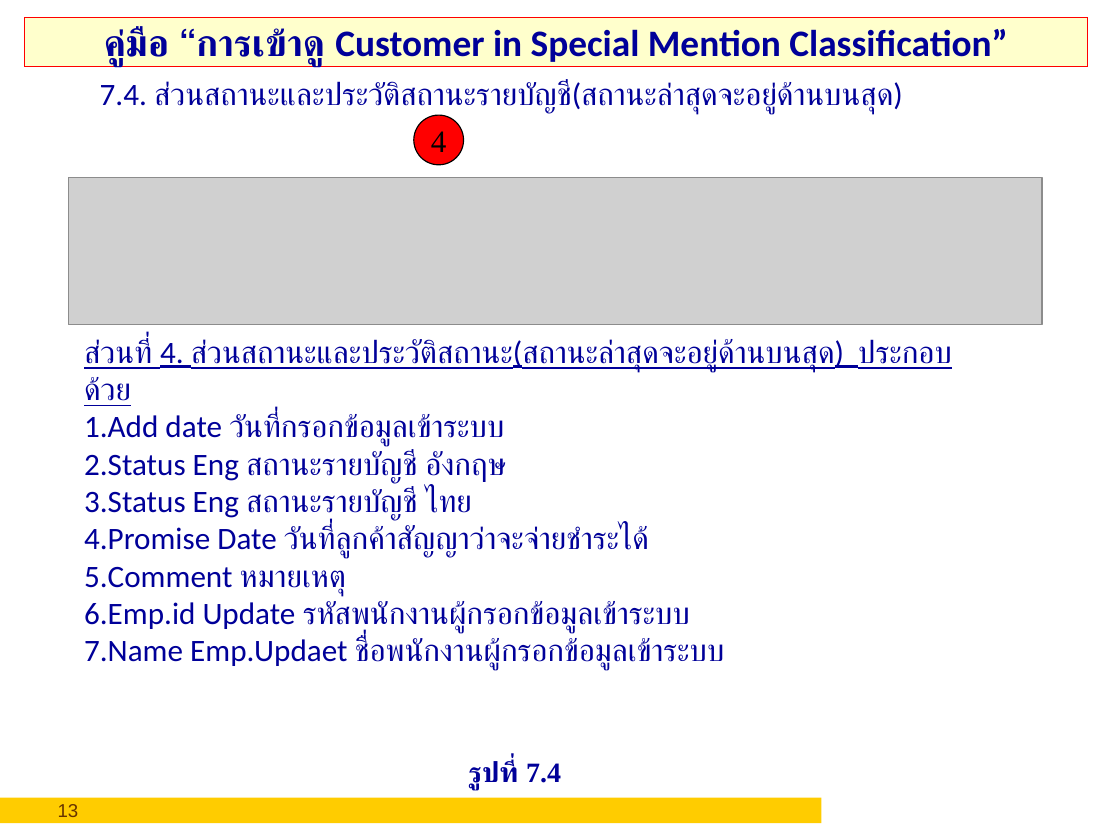
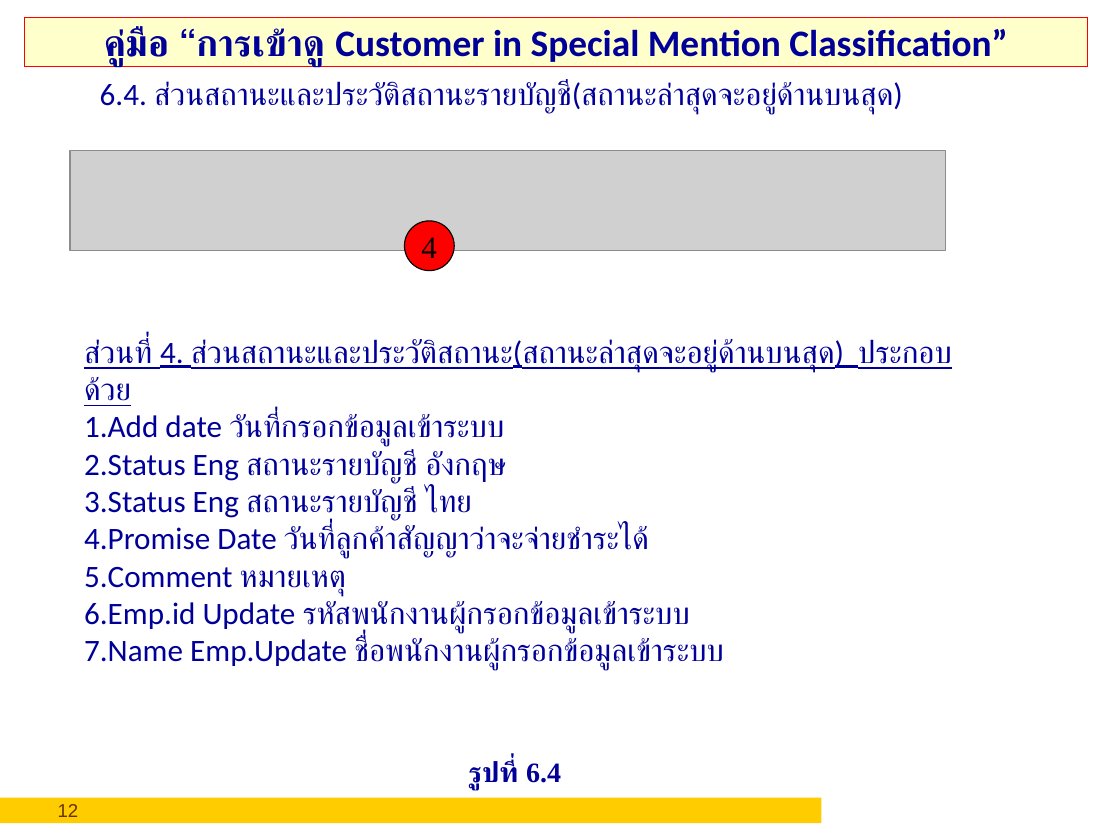
Before and after one commit to asynchronos/Special_Mention_SVN_MIGRATE, a slide deck: slide 12 of Downloads/คู่มือวิธีการกรอกSpecialMention.ppt (slide 13 before the commit). Drawn at 1120x840 pixels with LibreOffice and Linux fonts; fonts in the diff are those of the drawing; grey boxes stand for pictures; background and template pictures are left out. Boxes give left, top, right and bottom in pixels: in the first picture for what was removed or moved away, otherwise in the second. Text is boxed around its words. In the diff, an @@ line names an element or a change of style, - is before the commit and + after.

```diff
--- a/Downloads/คู่มือวิธีการกรอกSpecialMention.ppt
+++ b/Downloads/คู่มือวิธีการกรอกSpecialMention.ppt
@@ text at bbox=[100, 81, 903, 114]: text changed @@
-7.4. ส่วนสถานะและประวัติสถานะรายบัญชี(สถานะล่าสุดจะอยู่ด้านบนสุด)
+6.4. ส่วนสถานะและประวัติสถานะรายบัญชี(สถานะล่าสุดจะอยู่ด้านบนสุด)
@@ picture: place and size @@
-picture at bbox=[68, 177, 1042, 325]
+picture at bbox=[71, 151, 946, 251]
@@ ellipse "4": place and size @@
-ellipse "4" at bbox=[413, 115, 463, 165]
+ellipse "4" at bbox=[404, 221, 454, 270]
@@ text at bbox=[84, 338, 844, 670]: text changed @@
-ส่วนที่ 4. ส่วนสถานะและประวัติสถานะ(สถานะล่าสุดจะอยู่ด้านบนสุด) ประกอบด้วย
-1.Add date วันที่กรอกข้อมูลเข้าระบบ
-2.Status Eng สถานะรายบัญชี อังกฤษ
-3.Status Eng สถานะรายบัญชี ไทย
-4.Promise Date วันที่ลูกค้าสัญญาว่าจะจ่ายชำระได้
-5.Comment หมายเหตุ
-6.Emp.id Update รหัสพนักงานผู้กรอกข้อมูลเข้าระบบ
-7.Name Emp.Updaet ชื่อพนักงานผู้กรอกข้อมูลเข้าระบบ
+ส่วนที่ 4. ส่วนสถานะและประวัติสถานะ(สถานะล่าสุดจะอยู่ด้านบนสุด) ประกอบด้วย
+1.Add date วันที่กรอกข้อมูลเข้าระบบ
+2.Status Eng สถานะรายบัญชี อังกฤษ
+3.Status Eng สถานะรายบัญชี ไทย
+4.Promise Date วันที่ลูกค้าสัญญาว่าจะจ่ายชำระได้
+5.Comment หมายเหตุ
+6.Emp.id Update รหัสพนักงานผู้กรอกข้อมูลเข้าระบบ
+7.Name Emp.Update ชื่อพนักงานผู้กรอกข้อมูลเข้าระบบ
@@ text at bbox=[469, 760, 561, 790]: text changed @@
-รูปที่ 7.4
+รูปที่ 6.4
@@ page number at bbox=[58, 804, 79, 817]: text changed @@
-13
+12
```
Also in this commit, not shown: 9 other slides changed, 1 slide removed.
